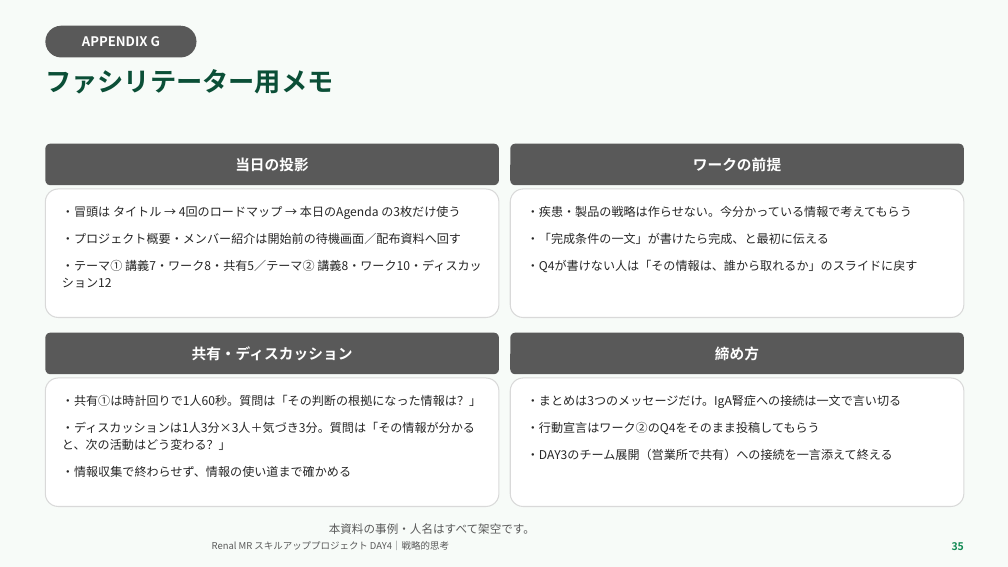
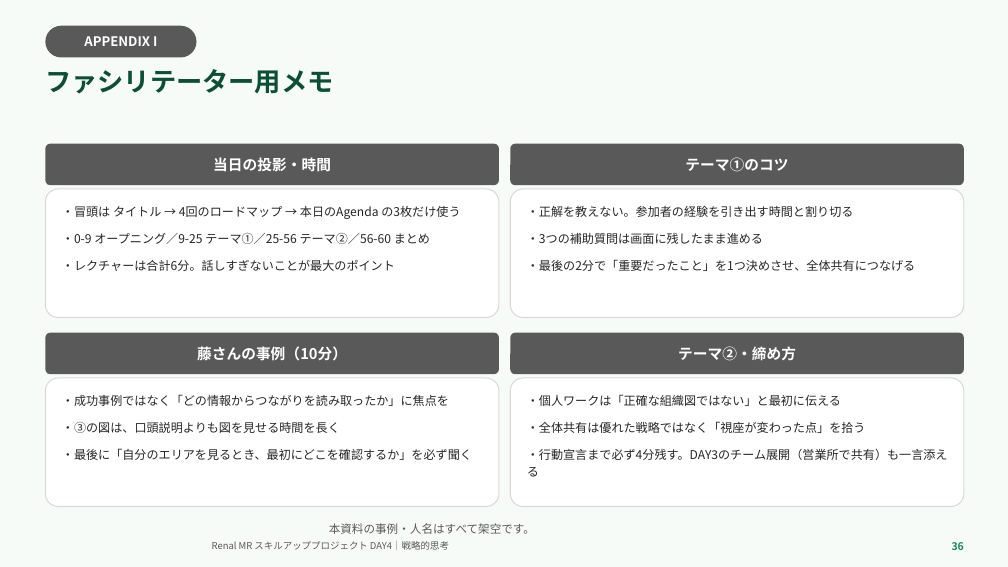
Before and after one commit to TAKUYA-1187/Claude, a slide deck: slide 36 of novartis_training/DAY4_ちょっと分かるだけで世界が変わる.pptx (slide 35 before the commit). Drawn at 1008x567 pixels with LibreOffice and Linux fonts; fonts in the diff are those of the drawing; background and template pictures are left out. Boxes give left, top, right and bottom in pixels: in the first picture for what was removed or moved away, otherwise in the second. Text is boxed around its words. In the diff, an @@ line names an element or a change of style, - is before the commit and + after.

```diff
--- a/novartis_training/DAY4_ちょっと分かるだけで世界が変わる.pptx
+++ b/novartis_training/DAY4_ちょっと分かるだけで世界が変わる.pptx
@@ text in rounded rectangle at (x1=84, y1=36, x2=157, y2=46): text changed @@
-APPENDIX G
+APPENDIX I
@@ text in rounded rectangle at (x1=213, y1=157, x2=331, y2=172): text changed @@
-当日の投影
+当日の投影・時間
@@ text in rounded rectangle at (x1=685, y1=157, x2=788, y2=172): text changed @@
-ワークの前提
+テーマ①のコツ
@@ text in rounded rectangle at (x1=527, y1=206, x2=915, y2=271): text changed @@
-・疾患・製品の戦略は作らせない。今分かっている情報で考えてもらう
-・「完成条件の一文」が書けたら完成、と最初に伝える
-・Q4が書けない人は「その情報は、誰から取れるか」のスライドに戻す
+・正解を教えない。参加者の経験を引き出す時間と割り切る
+・3つの補助質問は画面に残したまま進める
+・最後の2分で「重要だったこと」を1つ決めさせ、全体共有につなげる
@@ text in rounded rectangle at (x1=62, y1=233, x2=430, y2=271): text changed @@
-・プロジェクト概要・メンバー紹介は開始前の待機画面／配布資料へ回す
-・テーマ① 講義7・ワーク8・共有5／テーマ② 講義8・ワーク10・ディスカッション12
+・0-9 オープニング／9-25 テーマ①／25-56 テーマ②／56-60 まとめ
+・レクチャーは合計6分。話しすぎないことが最大のポイント
@@ text in rounded rectangle at (x1=197, y1=346, x2=347, y2=361): text changed @@
-共有・ディスカッション
+藤さんの事例（10分）
@@ text in rounded rectangle at (x1=678, y1=346, x2=796, y2=361): text changed @@
-締め方
+テーマ②・締め方
@@ text in rounded rectangle at (x1=62, y1=394, x2=472, y2=460): text changed @@
-・共有①は時計回りで1人60秒。質問は「その判断の根拠になった情報は？」
-・ディスカッションは1人3分×3人＋気づき3分。質問は「その情報が分かると、次の活動はどう変わる？」
-・情報収集で終わらせず、情報の使い道まで確かめる
+・成功事例ではなく「どの情報からつながりを読み取ったか」に焦点を
+・③の図は、口頭説明よりも図を見せる時間を長く
+・最後に「自分のエリアを見るとき、最初にどこを確認するか」を必ず聞く
@@ text in rounded rectangle at (x1=527, y1=394, x2=948, y2=477): text changed @@
-・まとめは3つのメッセージだけ。IgA腎症への接続は一文で言い切る
-・行動宣言はワーク②のQ4をそのまま投稿してもらう
-・DAY3のチーム展開（営業所で共有）への接続を一言添えて終える
+・個人ワークは「正確な組織図ではない」と最初に伝える
+・全体共有は優れた戦略ではなく「視座が変わった点」を拾う
+・行動宣言まで必ず4分残す。DAY3のチーム展開（営業所で共有）も一言添える
```
Also in this commit, not shown: 24 other slides changed, 5 slides added, 4 slides removed, 2 other files.
